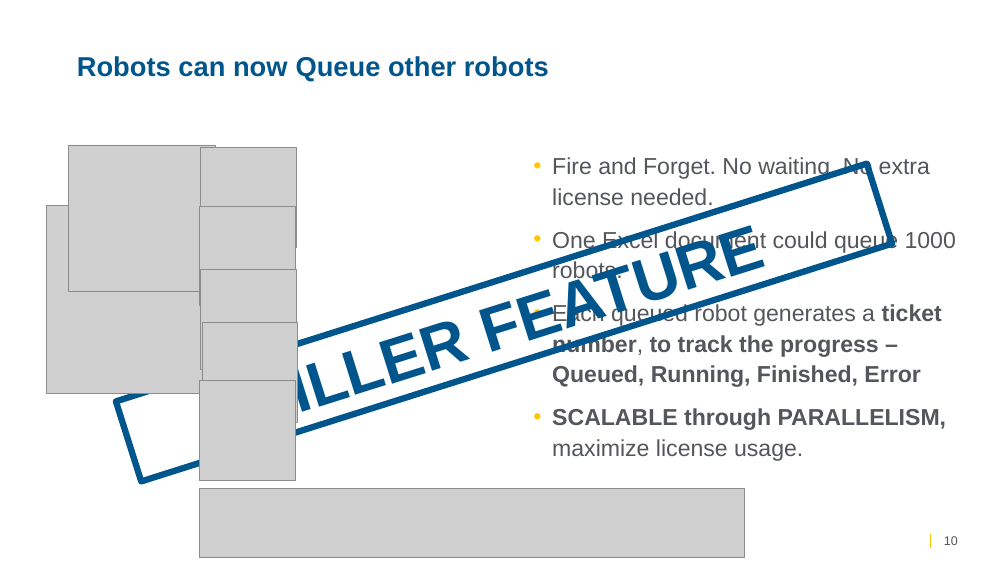
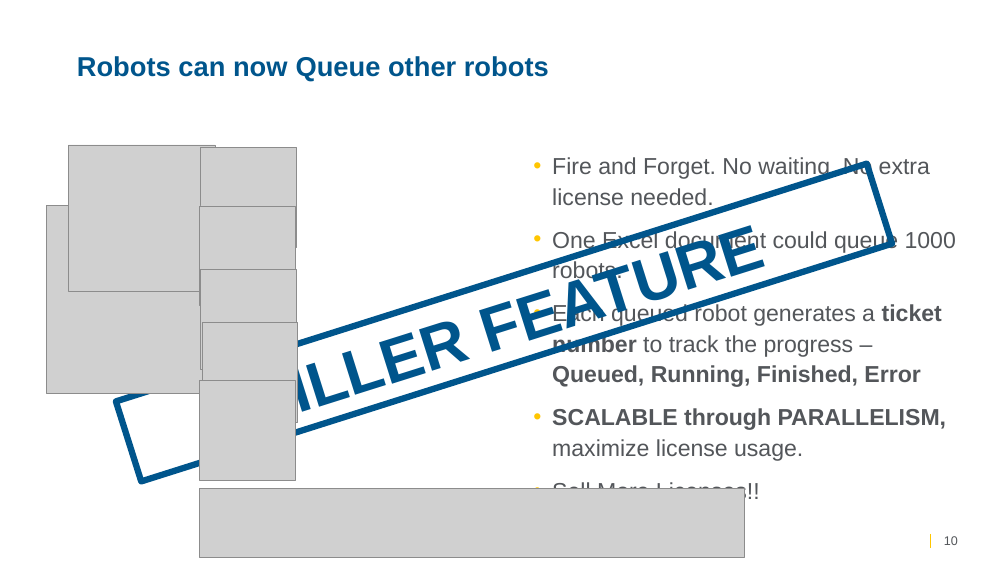
Before and after one commit to TungstenRPA/RPA-11.1, a slide deck: slide 10 of Whats new Kofax RPA 11.1 _ partner.pptx. Drawn at 1008x567 pixels with LibreOffice and Linux fonts; fonts in the diff are those of the drawing; grey boxes stand for pictures; background and template pictures are left out. Boxes give left, top, right and bottom in pixels: in the first picture for what was removed or moved away, otherwise in the second. Text is boxed around its words. In the diff, an @@ line names an element or a change of style, - is before the commit and + after.

```diff
--- a/Whats new Kofax RPA 11.1 _ partner.pptx
+++ b/Whats new Kofax RPA 11.1 _ partner.pptx
@@ text at bbox=[552, 303, 942, 387]: text changed; bold off @@
-• Each queued robot generates a ticket number, to track the progress – Queued, Running, Finished, Error
+• Each queued robot generates a ticket number to track the progress – Queued, Running, Finished, Error
@@ text at bbox=[552, 480, 760, 504]: paragraph added @@
+• Sell More Licenses!!
```
Also in this commit, not shown: 14 other slides changed, 1 slide added.
